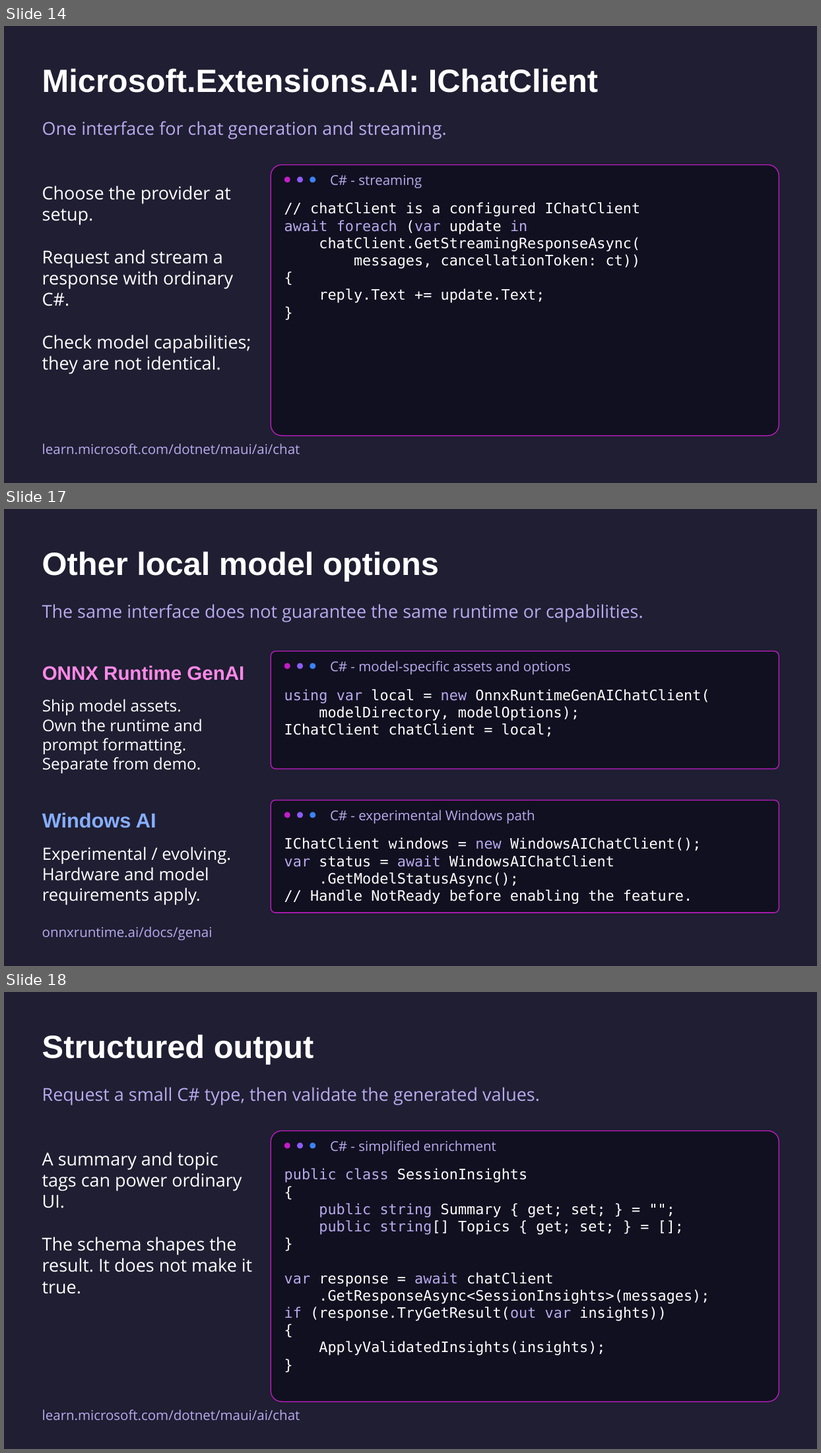
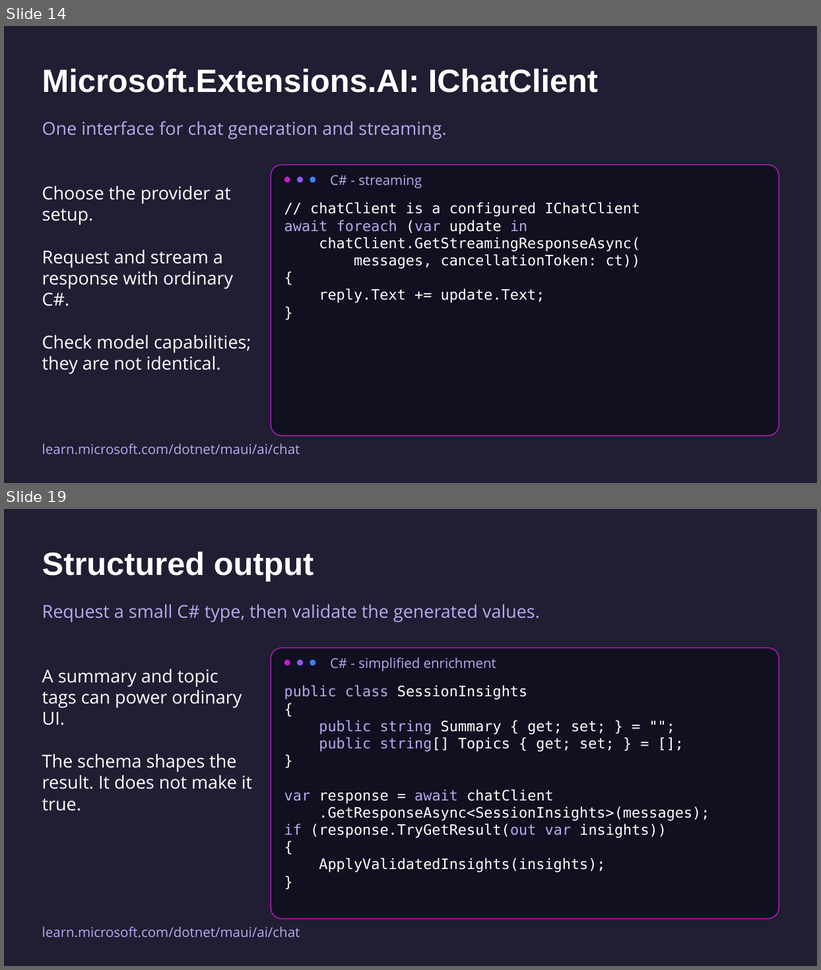
Before and after one commit to mattleibow/dotnetconf2026, a slide deck: slides.pptx. Shown one above the other, each under a label of ours: slides 14, 17 and 18 before the commit, slides 14 and 19 after it; the slides between them are not shown. The pictures are 821x1453 and 821x970 pixels, drawn with LibreOffice and Linux fonts; fonts in the diff are those of the drawing. Boxes give left, top, right and bottom in pixels: in the first picture for what was removed or moved away, otherwise in the second. Text is boxed around its words. In the diff, an @@ line names an element or a change of style, - is before the commit and + after.

```diff
--- a/slides.pptx
+++ b/slides.pptx
@@ slide 17 removed at (4, 509, 817, 966), background #1F1E32 @@
@@ text removed at (42, 551, 439, 581) @@
-Other local model options
@@ text removed at (42, 604, 644, 623) @@
-The same interface does not guarantee the same runtime or capabilities.
@@ text removed at (42, 665, 244, 681) @@
-ONNX Runtime GenAI
@@ rounded rectangle removed at (271, 651, 780, 769) @@
@@ ellipse removed at (284, 663, 290, 669) @@
@@ ellipse removed at (298, 663, 304, 669) @@
@@ ellipse removed at (310, 663, 316, 669) @@
@@ text removed at (330, 661, 571, 675) @@
-C# - model-specific assets and options
@@ text removed at (42, 699, 202, 774) @@
-Ship model assets.
-Own the runtime and
-prompt formatting.
-Separate from demo.
@@ text removed at (284, 689, 710, 737) @@
-using var local = new OnnxRuntimeGenAIChatClient(
-modelDirectory, modelOptions);
-IChatClient chatClient = local;
@@ rounded rectangle removed at (271, 801, 780, 914) @@
@@ text removed at (42, 813, 156, 828) @@
-Windows AI
@@ ellipse removed at (284, 812, 290, 819) @@
@@ ellipse removed at (298, 812, 304, 819) @@
@@ ellipse removed at (310, 812, 316, 819) @@
@@ text removed at (330, 810, 535, 824) @@
-C# - experimental Windows path
@@ text removed at (284, 838, 702, 904) @@
-IChatClient windows = new WindowsAIChatClient();
-var status = await WindowsAIChatClient
-.GetModelStatusAsync();
-// Handle NotReady before enabling the feature.
@@ text removed at (42, 847, 231, 905) @@
-Experimental / evolving.
-Hardware and model requirements apply.
@@ text removed at (42, 927, 213, 941) @@
-onnxruntime.ai/docs/genai
@@ what was slide 18 is now slide 19 @@
```
Also in this commit, not shown: 3 slides changed, 2 slides added.
